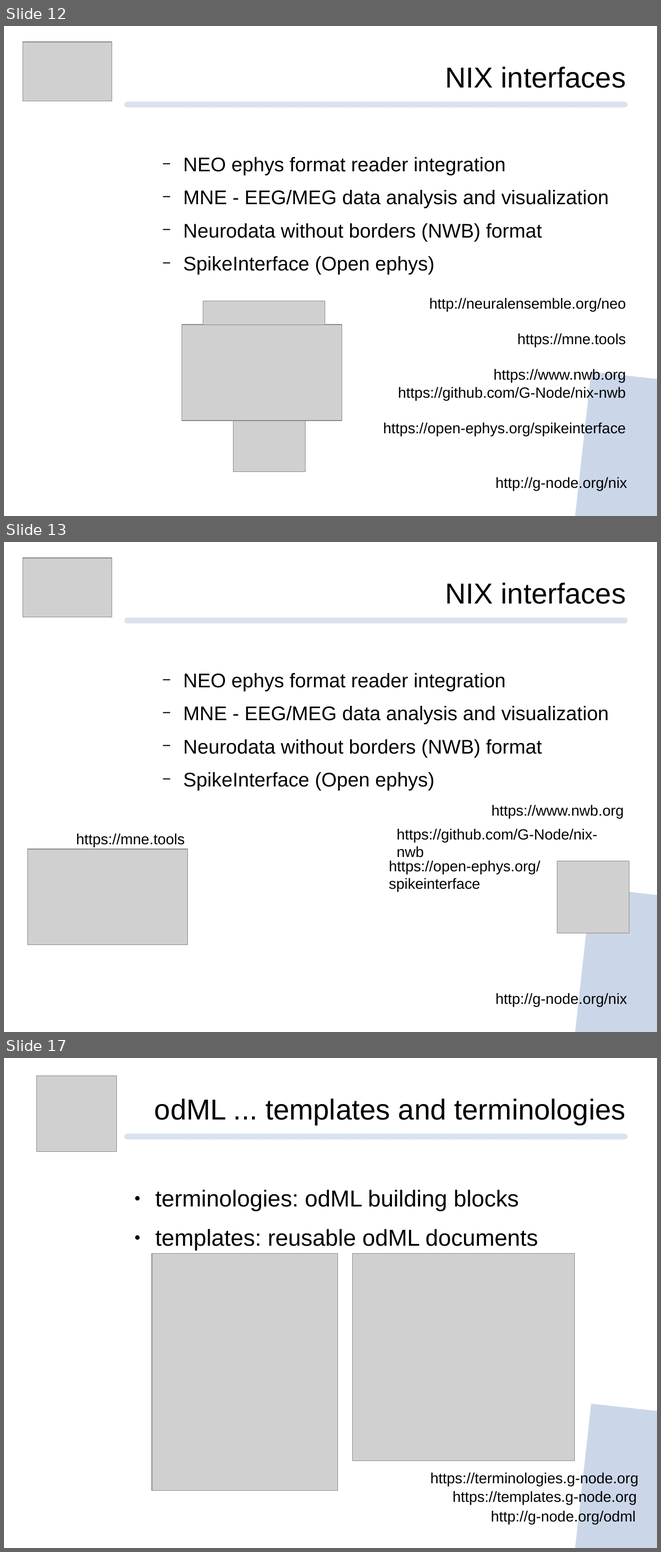
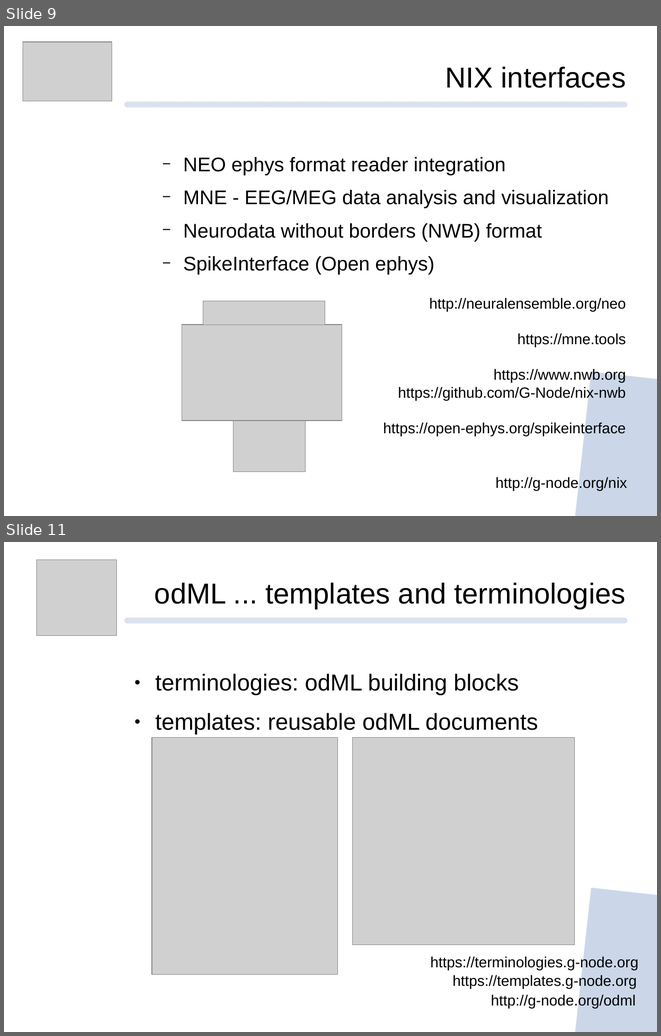
Before and after one commit to mpsonntag/prespost, a slide deck: 202009_BCCN_online/202009_BCCN_Online_conference.odp. Shown one above the other, each under a label of ours: slides 12, 13 and 17 before the commit, slides 9 and 11 after it; the slides between them are not shown. The pictures are 661x1552 and 661x1036 pixels, drawn with LibreOffice and Linux fonts; fonts in the diff are those of the drawing; grey boxes stand for pictures; background and template pictures are left out. Boxes give left, top, right and bottom in pixels: in the first picture for what was removed or moved away, otherwise in the second. Text is boxed around its words. In the diff, an @@ line names an element or a change of style, - is before the commit and + after.

```diff
--- a/202009_BCCN_online/202009_BCCN_Online_conference.odp
+++ b/202009_BCCN_online/202009_BCCN_Online_conference.odp
@@ slide 13 removed at <box>4,542,657,1032</box>, background #FFFFFF; not listed: 2 template elements that a slide beside it also shows @@
@@ picture removed at <box>23,558,113,617</box> @@
@@ text removed at <box>445,582,626,604</box> @@
-NIX interfaces
@@ text removed at <box>183,673,609,791</box> @@
-  − NEO ephys format reader integration
-  − MNE - EEG/MEG data analysis and visualization
-  − Neurodata without borders (NWB) format
-  − SpikeInterface (Open ephys)
@@ text removed at <box>492,804,624,818</box> @@
-https://www.nwb.org
@@ text removed at <box>76,833,185,847</box> @@
-https://mne.tools
@@ text removed at <box>397,828,598,857</box> @@
-https://github.com/G-Node/nix-nwb
@@ picture removed at <box>28,849,188,945</box> @@
@@ text removed at <box>389,860,540,892</box> @@
-https://open-ephys.org/spikeinterface
@@ picture removed at <box>557,861,630,933</box> @@
@@ text removed at <box>495,992,627,1006</box> @@
-http://g-node.org/nix
@@ what was slide 12 is now slide 9 @@
@@ what was slide 17 is now slide 11 @@
```
Also in this commit, not shown: 1 slide changed, 5 other slides removed.
